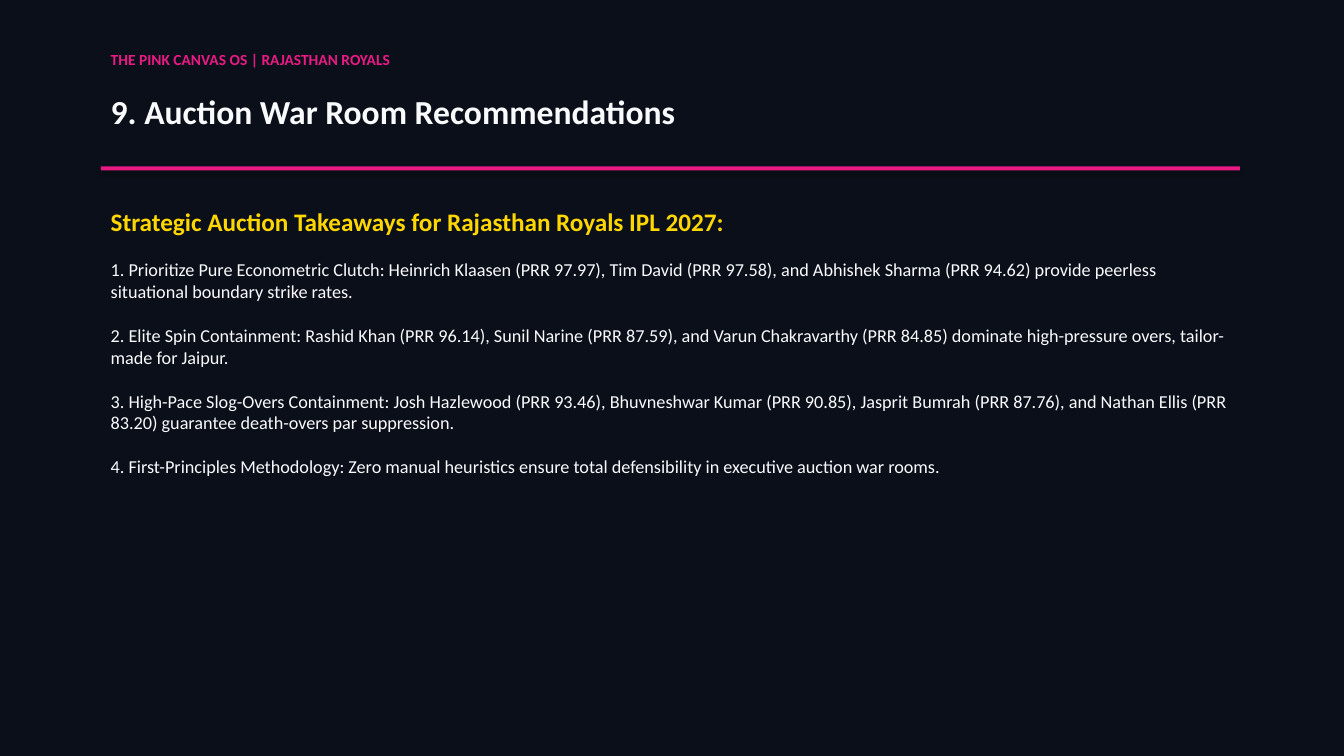
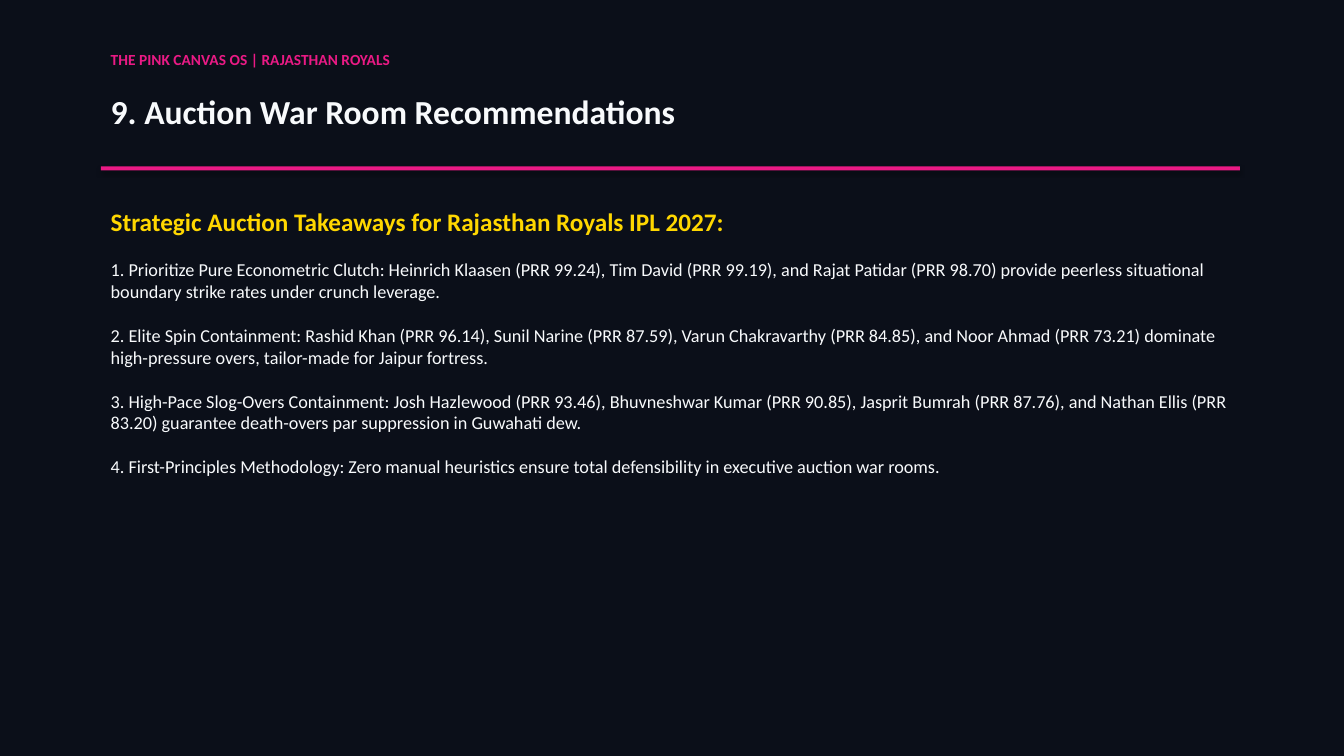
Before and after one commit to passionate-coder26/SupeRR-selector, a slide deck: slide 10 of assets/SupeRR_Selector_S2_Methodology_Report.pptx. Drawn at 1344x756 pixels with LibreOffice and Linux fonts; fonts in the diff are those of the drawing. Boxes give left, top, right and bottom in pixels: in the first picture for what was removed or moved away, otherwise in the second. Text is boxed around its words. In the diff, an @@ line names an element or a change of style, - is before the commit and + after.

```diff
--- a/assets/SupeRR_Selector_S2_Methodology_Report.pptx
+++ b/assets/SupeRR_Selector_S2_Methodology_Report.pptx
@@ text at (111,263,1227,432): text changed @@
-1. Prioritize Pure Econometric Clutch: Heinrich Klaasen (PRR 97.97), Tim David (PRR 97.58), and Abhishek Sharma (PRR 94.62) provide peerless situational boundary strike rates.
-2. Elite Spin Containment: Rashid Khan (PRR 96.14), Sunil Narine (PRR 87.59), and Varun Chakravarthy (PRR 84.85) dominate high-pressure overs, tailor-made for Jaipur.
-3. High-Pace Slog-Overs Containment: Josh Hazlewood (PRR 93.46), Bhuvneshwar Kumar (PRR 90.85), Jasprit Bumrah (PRR 87.76), and Nathan Ellis (PRR 83.20) guarantee death-overs par suppression.
+1. Prioritize Pure Econometric Clutch: Heinrich Klaasen (PRR 99.24), Tim David (PRR 99.19), and Rajat Patidar (PRR 98.70) provide peerless situational boundary strike rates under crunch leverage.
+2. Elite Spin Containment: Rashid Khan (PRR 96.14), Sunil Narine (PRR 87.59), Varun Chakravarthy (PRR 84.85), and Noor Ahmad (PRR 73.21) dominate high-pressure overs, tailor-made for Jaipur fortress.
+3. High-Pace Slog-Overs Containment: Josh Hazlewood (PRR 93.46), Bhuvneshwar Kumar (PRR 90.85), Jasprit Bumrah (PRR 87.76), and Nathan Ellis (PRR 83.20) guarantee death-overs par suppression in Guwahati dew.
```
Also in this commit, not shown: 6 other slides changed, 2 slides added, 2 slides removed, 7 other files.
